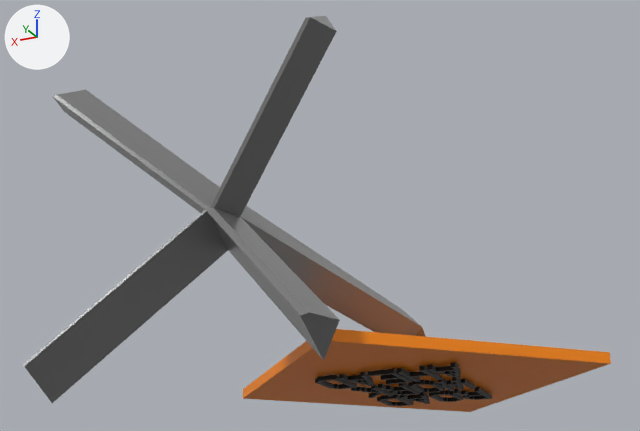
What one commit did to the glTF model assets/main_game_assets/road_work_sign.glb.
Camera for both pictures: a 50 mm lens placed at (-0.635, 0.821, 1.28), pointed at (0.041, -0.531, 1.889). Lighting does not change. The marker at upper left points along +X, +Y and +Z. The older version comes first. Where no turn or scale is listed for an object, it has been applied to the vertices.

The older version as bpy lines, for what is in view:
```python
mat_material_001 = principled_material('Material.001')
mat_material_001.base_color = (1.0, 0.26, 0.000829)  # orange #ff8b03
me_text_001 = bpy.data.meshes.new('Text.001')
me_text_001.from_pydata(...)  # 740 vertices, 1460 faces; spans x -0.392..0.392, y -1.244..-0.006, z -0.144..0.331
# faces by material slot: [1376, 18, 66]
me_text_001.materials.append(mat_material_003)  # black #000000
me_text_001.materials.append(mat_material_001)  # orange #ff8b03
me_text_001.materials.append(mat_material_002)  # grey #8d8d8d
ob_sign = bpy.data.objects.new('sign', me_text_001)
ob_sign.location = (0.0, 0.0, 1.632)
```
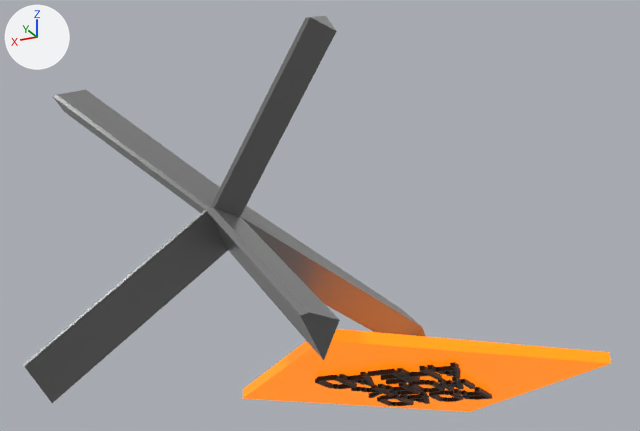
Commit message: Modify road sign to be more readable

The change, as a list of edits to the scene's bpy script:
```text
Change mat_material_001:
    add mat_material_001.emission_color = (1.0, 0.203, 0.000859)  # orange #ff7c03
    add mat_material_001.emission_strength = 1.0
```

What differs and where, as boxes (x1, y1, x2, y2) in the pictures (640 x 431 px):
'sign', recoloured, surface changed (lighter): (243, 248, 611, 412) in both
